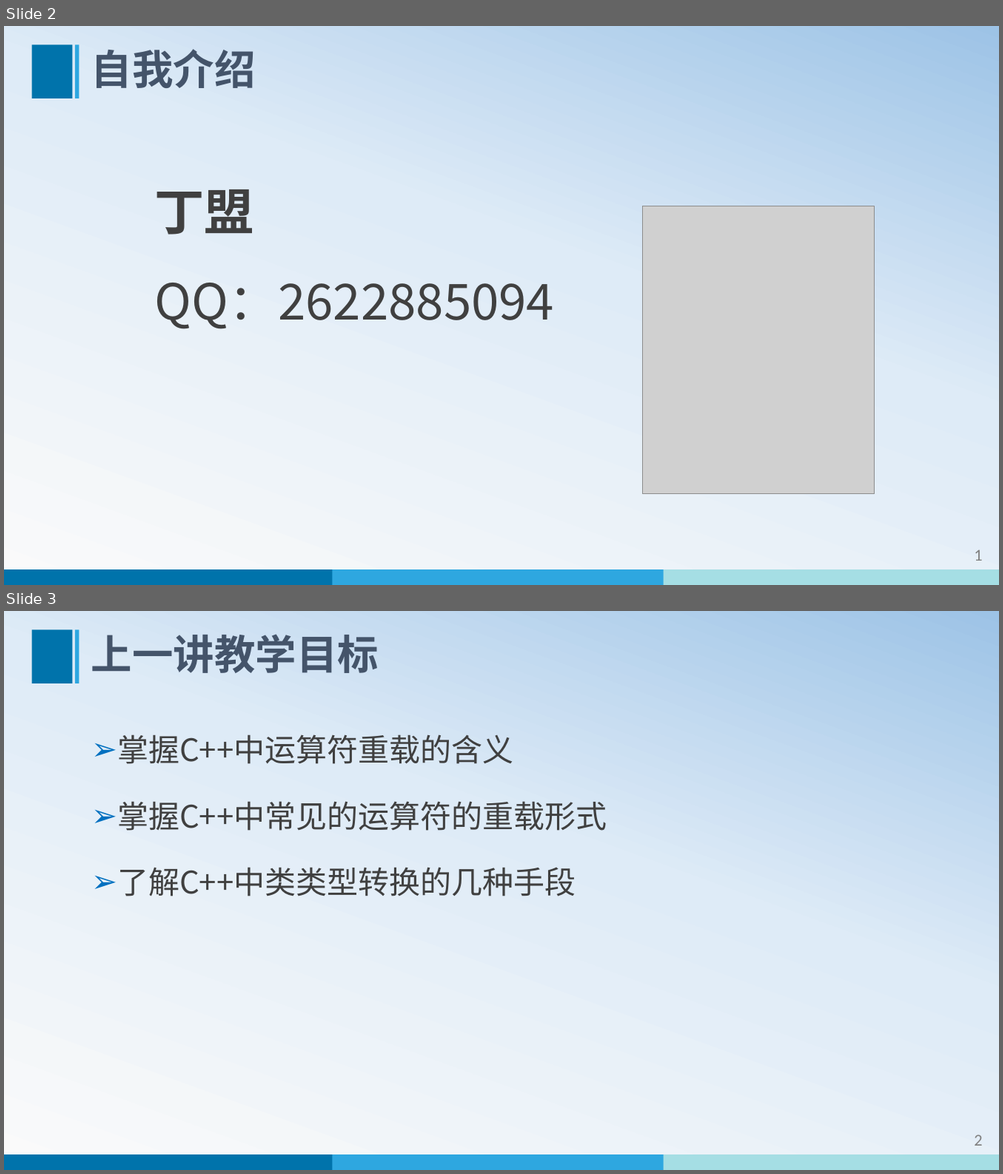
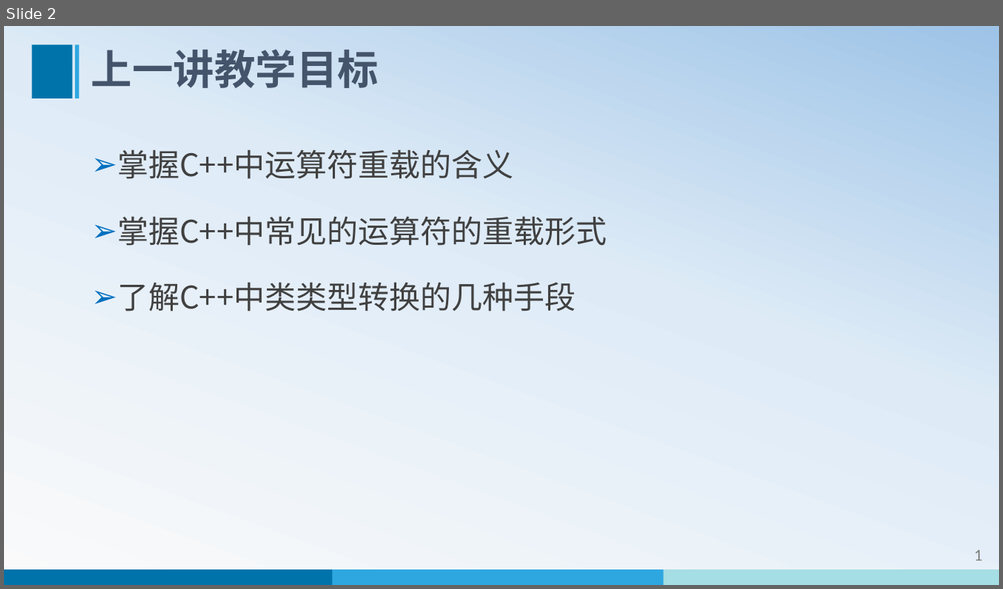
Before and after one commit to edu2act/course-cpp, a slide deck: materials/slides/ch07-polymorphism-1.pptx. Shown one above the other, each under a label of ours: slides 2 and 3 before the commit, slide 2 after it. The pictures are 1003x1174 and 1003x589 pixels, drawn with LibreOffice and Linux fonts; fonts in the diff are those of the drawing; grey boxes stand for pictures. Boxes give left, top, right and bottom in pixels: in the first picture for what was removed or moved away, otherwise in the second. Text is boxed around its words. In the diff, an @@ line names an element or a change of style, - is before the commit and + after.

```diff
--- a/materials/slides/ch07-polymorphism-1.pptx
+++ b/materials/slides/ch07-polymorphism-1.pptx
@@ slide 2 removed at <box>4,26,999,585</box>, background gradient #FAFAFA to #DEEBF7 to #9DC3E6; not listed: 6 template elements that a slide beside it also shows @@
@@ title removed at <box>91,49,256,88</box> @@
-自我介绍
@@ text removed at <box>154,190,554,329</box> @@
-丁盟
-QQ：2622885094
@@ picture removed at <box>642,206,874,494</box> @@
@@ what was slide 3 is now slide 2 @@
@@ page number at <box>973,550,982,561</box>: text changed @@
-2
+1
```
Also in this commit, not shown: 1 slide changed, 28 other files.
